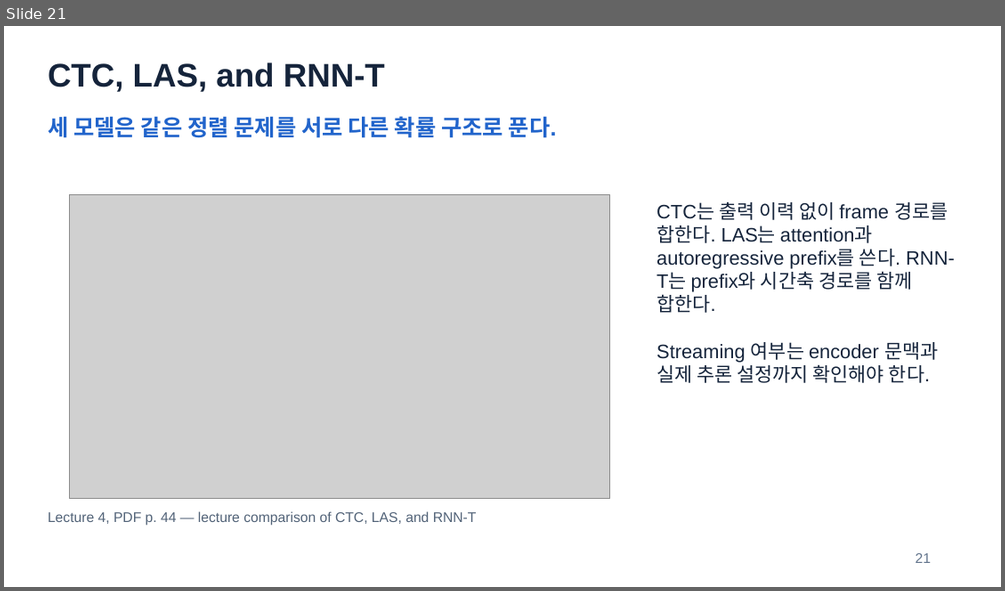
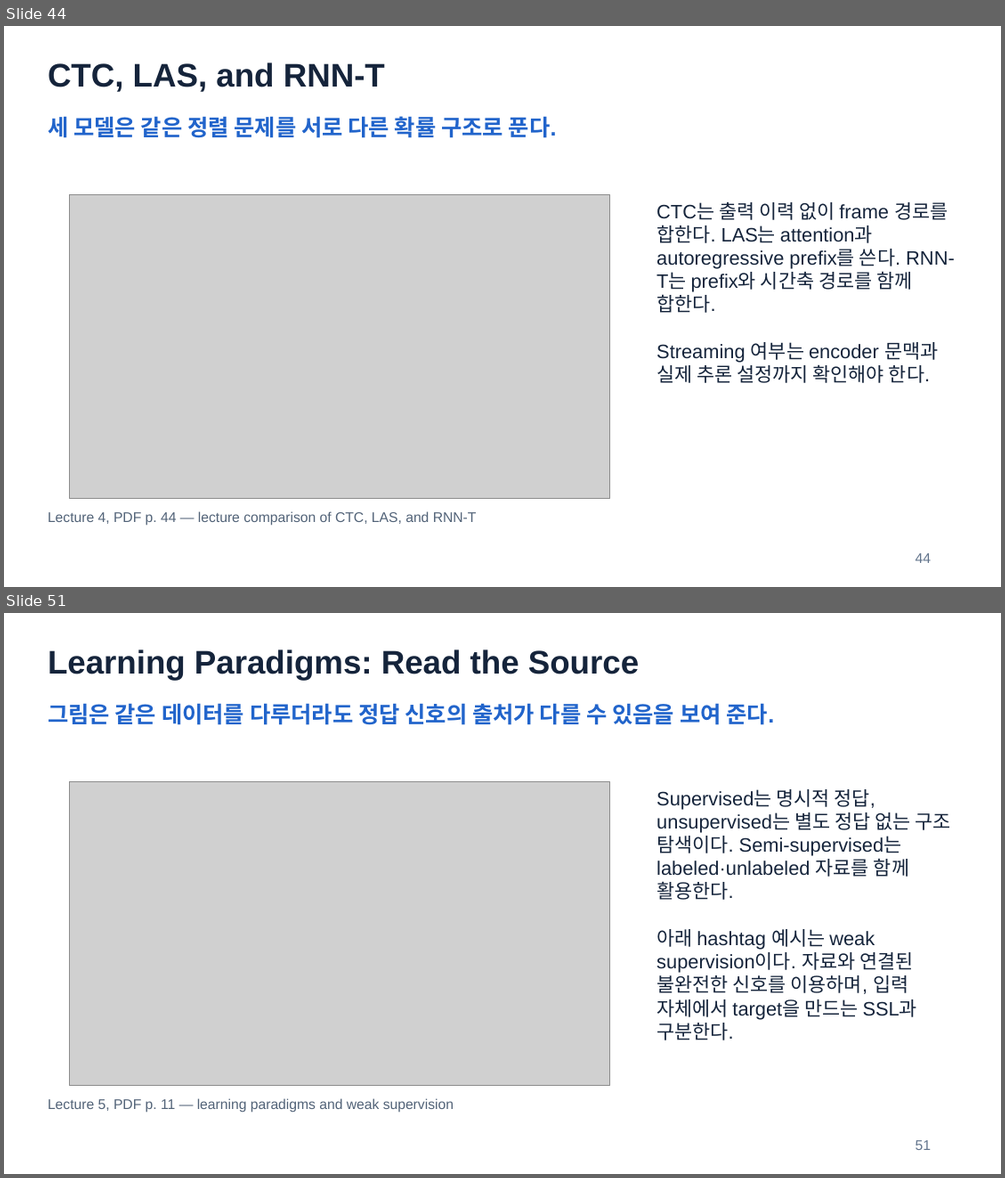
Before and after one commit to HyeonWooNa0861/HyeonWooNa0861.github.io, a slide deck: assets/presentations/study/speech-and-audio-recognition/sar-midterm-review-slides.pptx. Shown one above the other, each under a label of ours: slide 21 before the commit, slides 44 and 51 after it; the slides between them are not shown. The pictures are 1005x591 and 1005x1178 pixels, drawn with LibreOffice and Linux fonts; fonts in the diff are those of the drawing; grey boxes stand for pictures. Boxes give left, top, right and bottom in pixels: in the first picture for what was removed or moved away, otherwise in the second. Text is boxed around its words. In the diff, an @@ line names an element or a change of style, - is before the commit and + after.

```diff
--- a/assets/presentations/study/speech-and-audio-recognition/sar-midterm-review-slides.pptx
+++ b/assets/presentations/study/speech-and-audio-recognition/sar-midterm-review-slides.pptx
@@ slide 51 added at bbox=[4, 613, 1001, 1174], background #FFFFFF @@
@@ text added at bbox=[48, 649, 639, 680], 31.5 pt, text #15243B, bold @@
+Learning Paradigms: Read the Source
@@ text added at bbox=[48, 703, 774, 725], 21.8 pt, text #2164CB, bold @@
+그림은 같은 데이터를 다루더라도 정답 신호의 출처가 다를 수 있음을 보여 준다.
@@ picture added at bbox=[70, 781, 610, 1085] @@
@@ text added at bbox=[656, 789, 950, 1040], 18.8 pt, text #15243B @@
+Supervised는 명시적 정답, unsupervised는 별도 정답 없는 구조 탐색이다. Semi-supervised는 labeled·unlabeled 자료를 함께 활용한다.
+아래 hashtag 예시는 weak supervision이다. 자료와 연결된 불완전한 신호를 이용하며, 입력 자체에서 target을 만드는 SSL과 구분한다.
@@ text added at bbox=[48, 1098, 453, 1112], 13.5 pt, text #526378 @@
+Lecture 5, PDF p. 11 — learning paradigms and weak supervision
@@ text added at bbox=[915, 1140, 930, 1150], 13.5 pt, text #62748C @@
+51
@@ what was slide 21 is now slide 44 @@
@@ slide 44 changed as well @@
@@ text at bbox=[915, 553, 930, 563]: text changed @@
-21
+44
```
Also in this commit, not shown: 9 other slides changed, 36 other slides added, 2 other files.
